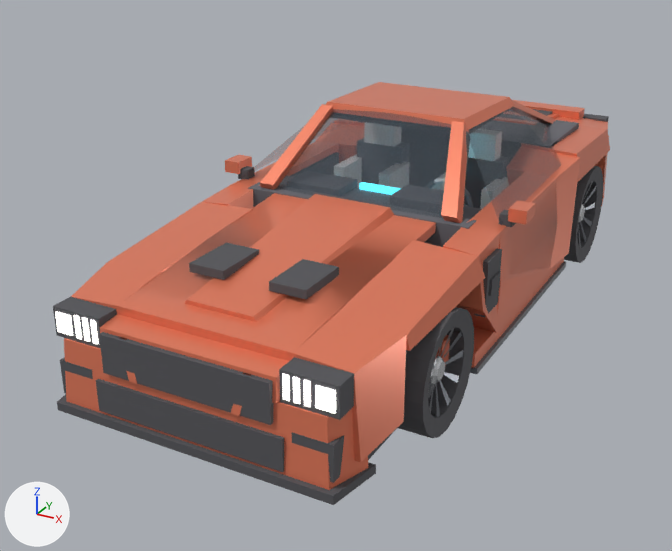
A saved change to the FBX model Assets/Cars/MuscleFastback_01/MuscleFastback_01.fbx.
The view is the same before and after, from a camera (50 mm lens) standing at (2.52, -5.4, 2.79) and looking at (-0.23, -0.4, 0.29). The lights are fixed; the arrows at lower left show +X, +Y and +Z. The picture after the commit comes second. Where no turn or scale is listed for an object, it has been applied to the vertices. Vertices at exactly the same position are counted once.

Names of what the first picture shows: 'door_left', 'fender_front_left', 'fender_front_right', 'fender_rear_left', 'glass_side_left', 'glass_windshield', 'interior_dash', 'mod_bumper_front_0_stock', 'mod_headlight_0_stock', 'mod_hood_0_stock', 'roof_cabin', 'wheel-back-left', 'wheel-front-left' and 16 more.
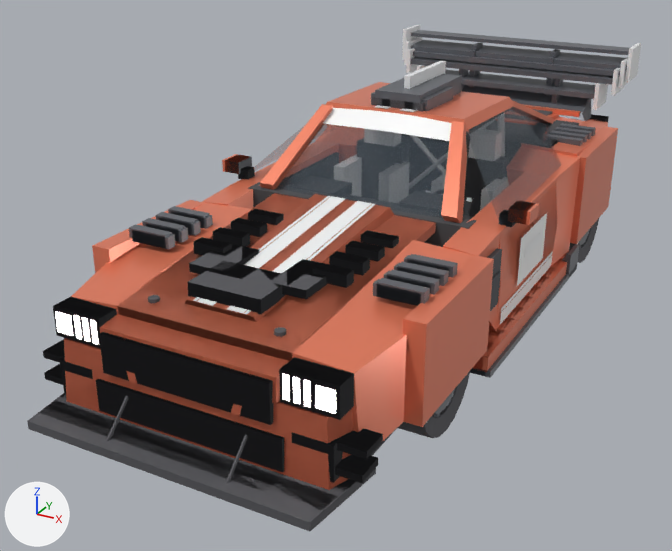
What differs and where, as boxes (x1, y1, x2, y2) in the pictures (672 x 551 px):
'mod_bumper_front_4_timeattack', shown: after (27, 314, 383, 531)
'mod_hood_1_street', shown: after (117, 193, 436, 361)
'mod_fender_2_widebody', shown: after (92, 126, 618, 427)
'mod_headlight_3_rally', shown: after (53, 297, 354, 420)
'mod_spoiler_5_timeattack', shown: after (402, 25, 641, 82)
'decal_1_center_stripes', shown: after (193, 105, 416, 314)
'mod_skirts_3_wide_left', shown: after (476, 244, 579, 378)
'mod_hood_4_carbon', shown: after (148, 213, 399, 337)
'decal_5_windshield_banner', shown: after (323, 108, 452, 141)
'mod_spoiler_2_street', shown: after (417, 65, 608, 110)
'mod_spoiler_3_trackwing', shown: after (406, 48, 624, 99)
'mod_roof_scoop_3_race', shown: after (375, 61, 462, 111)
'mod_spoiler_4_swanneck', shown: after (404, 37, 628, 96)
'mod_fender_1_louvers', shown: after (132, 123, 596, 305)
'mod_spoiler_1_ducktail', shown: after (462, 85, 591, 121)
'mod_bumper_front_3_track', shown: after (39, 394, 356, 513)
'decal_3_number_plates', shown: after (517, 213, 547, 286)
'mod_bumper_front_1_street', shown: after (51, 393, 354, 501)
'mod_hood_2_vented', shown: after (213, 209, 399, 263)
'mod_hood_3_track', shown: after (213, 209, 391, 263)
'decal_2_side_rocker', shown: after (500, 251, 553, 324)
'mod_mirror_2_carbon_f1', shown: after (228, 155, 532, 227)
'mod_roof_scoop_2_dual', shown: after (371, 86, 454, 112)
'mod_bumper_front_2_race', shown: after (51, 396, 352, 508)
'mod_skirts_2_aero_left', shown: after (472, 252, 568, 376)
'mod_mirror_1_aero', shown: after (222, 154, 539, 225)
'mod_skirts_1_street_left', shown (mostly hidden): after (470, 256, 564, 376)
'interior_dash', surface changed, reshaped (mostly hidden): before (463, 206, 482, 219); after (463, 215, 473, 219)
'wheel-front-left_rim_2_turbofan', shown (mostly hidden): after (433, 389, 455, 415)
'mod_roof_scoop_1_single', shown (mostly hidden): after (382, 99, 413, 110)
'mod_steering_2_track_yoke', shown (mostly hidden): after (463, 197, 472, 216)
'mod_taillight_2_smoked_quad', shown (mostly hidden): after (590, 114, 609, 122)
'wheel-back-left_rim_2_turbofan', shown (mostly hidden): after (578, 229, 590, 246)
part 1 of me_interior_dash, deleted (mostly hidden): before (463, 206, 482, 219)
'mod_bumper_front_0_stock', unchanged, covered by the edit: before (57, 314, 376, 505); after (57, 394, 353, 495)
'mod_hood_0_stock', unchanged, covered by the edit: before (117, 193, 436, 361)
'wheel-front-left', unchanged, covered by the edit: before (398, 307, 474, 438); after (398, 371, 470, 438)
'mod_headlight_0_stock', unchanged, covered by the edit: before (53, 297, 354, 420)

What changed in the scene script:
```text
Change mat_screen:
    mat_screen.emission_strength: 2.5 -> 0.6
Change me_interior_dash:
    used by ob_interior_dash; location = (0.0, -0.36, 0.76)
    remove me_interior_dash.from_pydata(...)  # 48 vertices, 34 faces; spans x -0.74..0.74, y -0.2..0.324, z -0.14..0.17
    add me_interior_dash.from_pydata(...)  # 74 vertices, 54 faces; spans x -0.74..0.74, y -0.2..0.295, z -0.16..0.14
    me_interior_dash part 1: 8 vertices removed from x -0.74..0.74, y -0.2..0.14, z -0.14..0.1
    other edits to the shape of me_interior_dash do not show in these pictures
Change ob_mod_bumper_front_2_race:
    remove ob_mod_bumper_front_2_race.hide_viewport = True
Change ob_mod_spoiler_3_trackwing:
    remove ob_mod_spoiler_3_trackwing.hide_viewport = True
Change ob_decal_3_number_plates:
    remove ob_decal_3_number_plates.hide_viewport = True
Change ob_mod_bumper_front_3_track:
    remove ob_mod_bumper_front_3_track.hide_viewport = True
Change ob_mod_hood_1_street:
    remove ob_mod_hood_1_street.hide_viewport = True
Change ob_mod_skirts_1_street_left:
    remove ob_mod_skirts_1_street_left.hide_viewport = True
Change ob_mod_hood_4_carbon:
    remove ob_mod_hood_4_carbon.hide_viewport = True
Change ob_mod_hood_2_vented:
    remove ob_mod_hood_2_vented.hide_viewport = True
Change ob_mod_spoiler_5_timeattack:
    remove ob_mod_spoiler_5_timeattack.hide_viewport = True
Change ob_mod_headlight_3_rally:
    remove ob_mod_headlight_3_rally.hide_viewport = True
Change ob_mod_spoiler_2_street:
    remove ob_mod_spoiler_2_street.hide_viewport = True
Change ob_mod_roof_scoop_2_dual:
    remove ob_mod_roof_scoop_2_dual.hide_viewport = True
Change ob_mod_bumper_front_1_street:
    remove ob_mod_bumper_front_1_street.hide_viewport = True
Change ob_mod_mirror_2_carbon_f1:
    remove ob_mod_mirror_2_carbon_f1.hide_viewport = True
Change ob_mod_skirts_2_aero_left:
    remove ob_mod_skirts_2_aero_left.hide_viewport = True
Change ob_decal_1_center_stripes:
    remove ob_decal_1_center_stripes.hide_viewport = True
Change ob_mod_bumper_front_4_timeattack:
    remove ob_mod_bumper_front_4_timeattack.hide_viewport = True
Change ob_mod_mirror_1_aero:
    remove ob_mod_mirror_1_aero.hide_viewport = True
Change ob_mod_steering_2_track_yoke:
    remove ob_mod_steering_2_track_yoke.hide_viewport = True
Change ob_mod_roof_scoop_1_single:
    remove ob_mod_roof_scoop_1_single.hide_viewport = True
Change ob_mod_fender_2_widebody:
    remove ob_mod_fender_2_widebody.hide_viewport = True
Change ob_decal_5_windshield_banner:
    remove ob_decal_5_windshield_banner.hide_viewport = True
Change ob_mod_spoiler_4_swanneck:
    remove ob_mod_spoiler_4_swanneck.hide_viewport = True
Change ob_decal_2_side_rocker:
    remove ob_decal_2_side_rocker.hide_viewport = True
Change ob_wheel_front_left_rim_2_turbofan:
    remove ob_wheel_front_left_rim_2_turbofan.hide_viewport = True
Change ob_wheel_back_left_rim_2_turbofan:
    remove ob_wheel_back_left_rim_2_turbofan.hide_viewport = True
Change ob_mod_fender_1_louvers:
    remove ob_mod_fender_1_louvers.hide_viewport = True
Change ob_mod_roof_scoop_3_race:
    remove ob_mod_roof_scoop_3_race.hide_viewport = True
Change ob_mod_spoiler_1_ducktail:
    remove ob_mod_spoiler_1_ducktail.hide_viewport = True
Change ob_mod_skirts_3_wide_left:
    remove ob_mod_skirts_3_wide_left.hide_viewport = True
Change ob_mod_hood_3_track:
    remove ob_mod_hood_3_track.hide_viewport = True
Change ob_mod_taillight_2_smoked_quad:
    remove ob_mod_taillight_2_smoked_quad.hide_viewport = True
```
